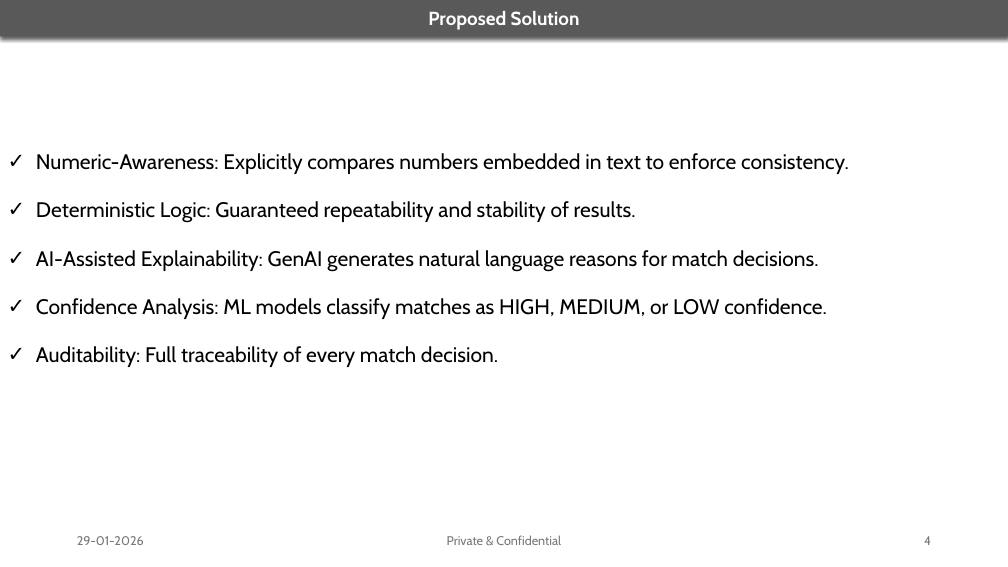
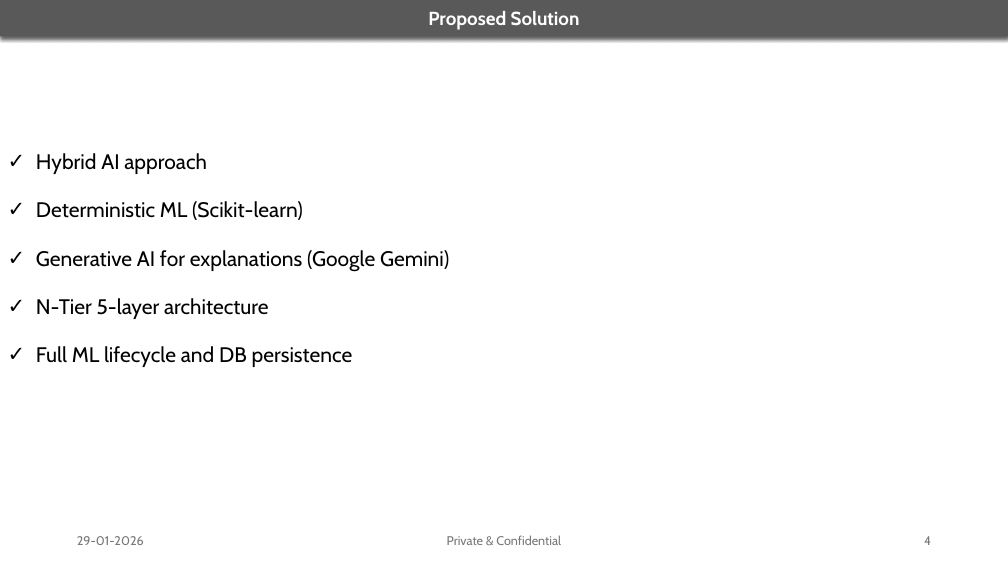
Before and after one commit to Bhanu-Koppadi/consumer-complaints-ml-genai-ntier, a slide deck: slide 4 of docs/reviews/InitialReview.pptx. Drawn at 1008x567 pixels with LibreOffice and Linux fonts; fonts in the diff are those of the drawing. Boxes give left, top, right and bottom in pixels: in the first picture for what was removed or moved away, otherwise in the second. Text is boxed around its words. In the diff, an @@ line names an element or a change of style, - is before the commit and + after.

```diff
--- a/docs/reviews/InitialReview.pptx
+++ b/docs/reviews/InitialReview.pptx
@@ text at <box>36,153,449,367</box>: text changed @@
-✓ Numeric-Awareness: Explicitly compares numbers embedded in text to enforce consistency.
-✓ Deterministic Logic: Guaranteed repeatability and stability of results.
-✓ AI-Assisted Explainability: GenAI generates natural language reasons for match decisions.
-✓ Confidence Analysis: ML models classify matches as HIGH, MEDIUM, or LOW confidence.
-✓ Auditability: Full traceability of every match decision.
+✓ Hybrid AI approach
+✓ Deterministic ML (Scikit-learn)
+✓ Generative AI for explanations (Google Gemini)
+✓ N-Tier 5-layer architecture
+✓ Full ML lifecycle and DB persistence
```
Also in this commit, not shown: 9 other slides changed, 1 other file.
